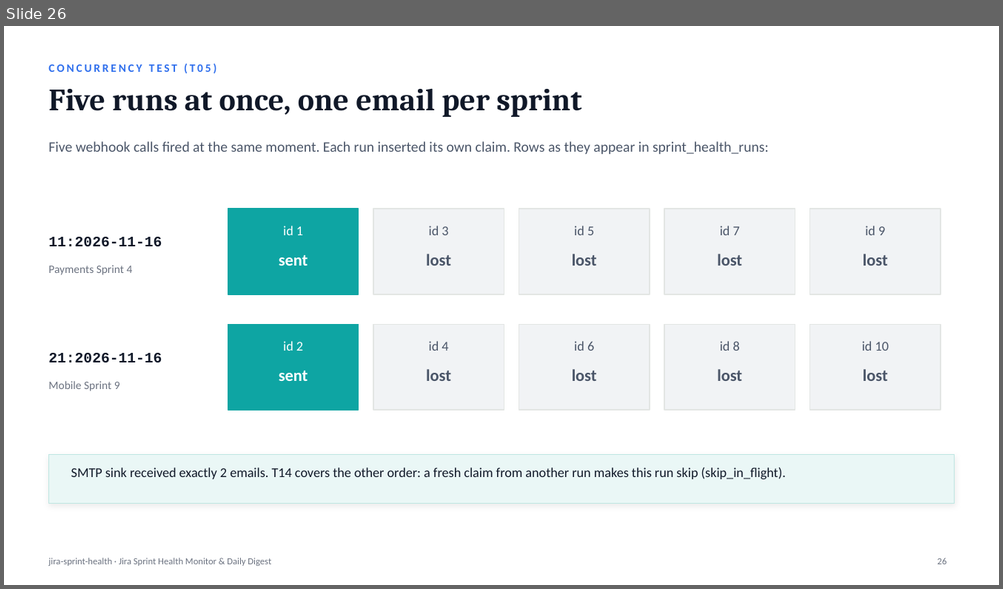
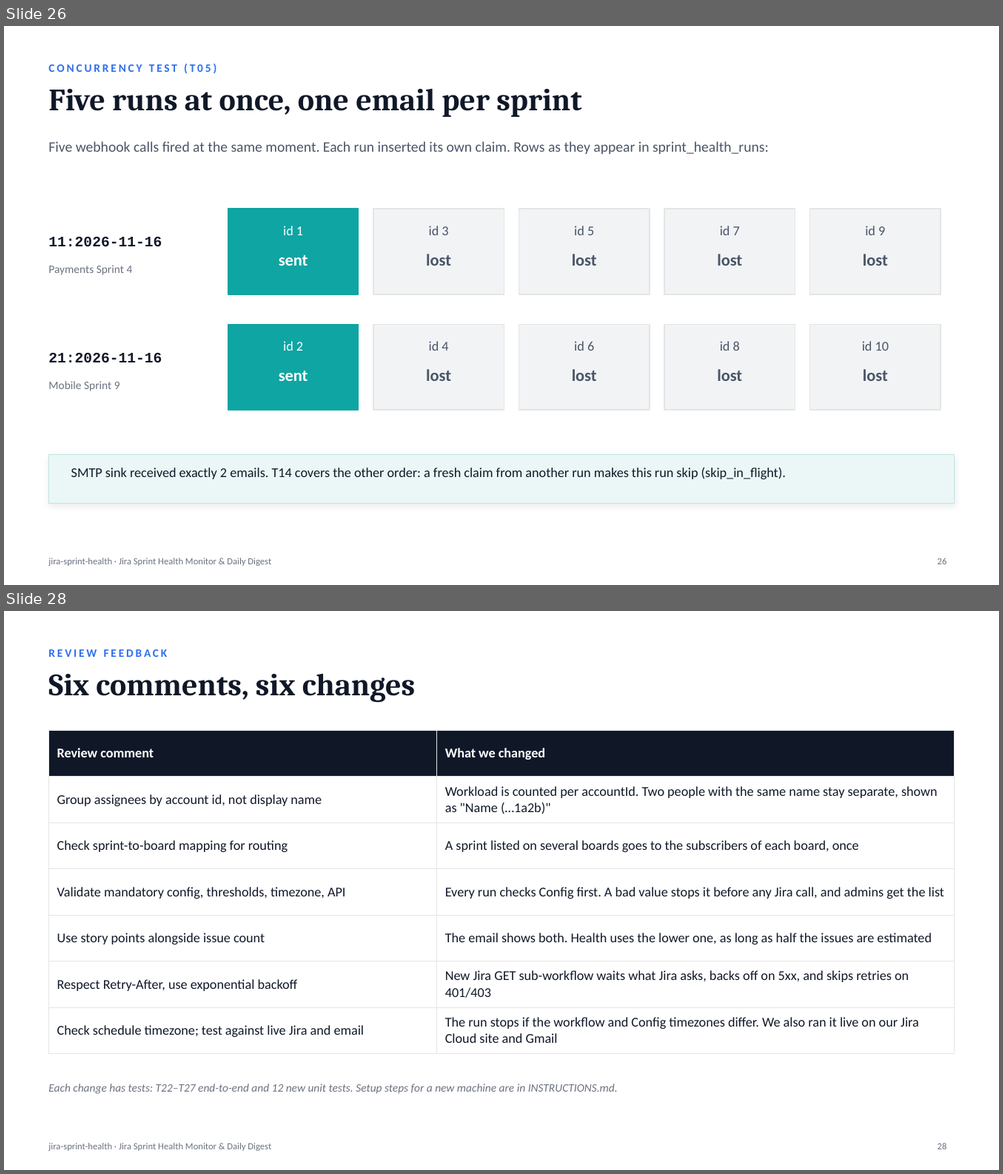
Before and after one commit to Chethan616/jira-sprint-health-n8n, a slide deck: deck/Jira-Sprint-Health-Monitor.pptx. Shown one above the other, each under a label of ours: slide 26 before the commit, slides 26 and 28 after it; the slides between them are not shown. The pictures are 1003x589 and 1003x1174 pixels, drawn with LibreOffice and Linux fonts; fonts in the diff are those of the drawing. Boxes give left, top, right and bottom in pixels: in the first picture for what was removed or moved away, otherwise in the second. Text is boxed around its words. In the diff, an @@ line names an element or a change of style, - is before the commit and + after.

Commit message:
Address review feedback: account ids, multi-board routing, config validation, story points, rate limits, timezone check
- Workload grouped by Jira accountId; shared display names shown as "Name (…1a2b)"
- Sprints listed on several boards reach every board's subscribers once (sprintBoardRouting)
- src/validate.js: required values, ranges, URL, IANA timezone, API limits; runs in the
  Config node and at build time; workflow timezone must match Config.timezone
- Story-point progress alongside issue count (progressBasis, coverage guard, trend)
- Jira GET sub-workflow (src/jira-paging.js): Retry-After / X-RateLimit-Reset, exponential
  backoff with jitter, no retry on other 4xx; Jira errors reach the admin alert
- scripts/live-check.js: read-only pre-flight against a live Jira site
- INSTRUCTIONS.md replaces jira_ins.txt; docs, sample digest and detailed deck updated
- Tests: 28/28 unit, 27/27 end-to-end (n8n 2.48.8); live run on Jira Cloud + Gmail recorded

```diff
--- a/deck/Jira-Sprint-Health-Monitor.pptx
+++ b/deck/Jira-Sprint-Health-Monitor.pptx
@@ slide 28 added at [4, 611, 999, 1170], background #FFFFFF; not listed: 1 template element that a slide beside it also shows @@
@@ text added at [48, 649, 168, 657], 11 pt, text #2F6FED, bold @@
+REVIEW FEEDBACK
@@ text added at [48, 674, 415, 703], 30 pt, text #101828, bold @@
+Six comments, six changes
@@ table added at [48, 730, 954, 1054], 7 rows, 2 columns @@
+Review comment | What we changed
+Group assignees by account id, not display name | Workload is counted per accountId. Two people with the same name stay separate, shown as "Name (…1a2b)"
+Check sprint-to-board mapping for routing | A sprint listed on several boards goes to the subscribers of each board, once
+Validate mandatory config, thresholds, timezone, API | Every run checks Config first. A bad value stops it before any Jira call, and admins get the list
+Use story points alongside issue count | The email shows both. Health uses the lower one, as long as half the issues are estimated
+Respect Retry-After, use exponential backoff | New Jira GET sub-workflow waits what Jira asks, backs off on 5xx, and skips retries on 401/403
+Check schedule timezone; test against live Jira and email | The run stops if the workflow and Config timezones differ. We also ran it live on our Jira Cloud site and Gmail
@@ text added at [48, 1084, 617, 1094], 11 pt, text #6B7280, italic @@
+Each change has tests: T22–T27 end-to-end and 12 new unit tests. Setup steps for a new machine are in INSTRUCTIONS.md.
@@ page number added at [937, 1143, 947, 1150], 9 pt, text #6B7280 @@
+28
```
Also in this commit, not shown: 11 slides changed, 3 other slides added, 25 other files.
